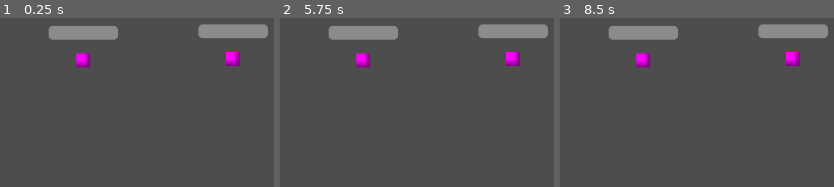
Above: before the commit, frames 1-3 (left to right).
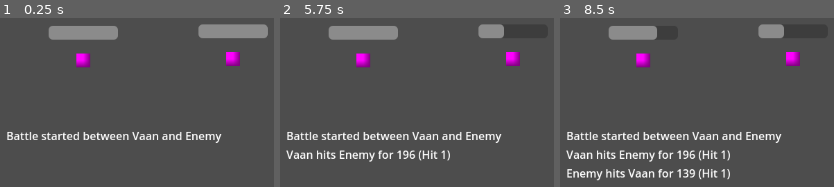
Above: after the commit, the same moments.

Repository: soapod/ff12combatdemo
Game: Godot game, scene res://scenes/BattleScene.tscn
Same seed, same stepped clock (60 frames per second), same inputs: the game is played once before the commit and once after it.
Inputs:
- Up to frame 1 (0.25 s): no input
- Up to frame 2 (5.75 s): tap Enter at 0.5, 2, 3.5 s; tap Space at 1.25, 2.75, 4.25 s
- Up to frame 3 (8.5 s): no input

The runs differ from the first frame. In frame 1, 1.9% of the frame differs, in the area x 2-82%, y 67-74%; in frame 2, 4.8%; in frame 3, 7.0%, in the area x 2-98%, y 3-97%.
Error before the commit: Parse Error: Used space character for indentation instead of tab as used before in the file. (res://scripts/PlayerCharacter.gd:9)

Commit message:
6-4-25
indentation fixes

Diff:
--- a/scripts/BattleManager.gd
+++ b/scripts/BattleManager.gd
@@ -25,8 +25,8 @@
 
 # Called every frame to manage combat flow
 func _process(delta: float) -> void:
-        if state == State.PROCESSING:
-                return
+	if state == State.PROCESSING:
+		return
 
 	for entity in combatants:
 		if entity.is_alive:
@@ -39,11 +39,11 @@
 					queue_action(action)
 					entity.reset_ct()
 
-        if action_queue.size() > 0:
-                var action = action_queue.pop_front()
-                state = State.PROCESSING
-                action.execute()
-                state = State.IDLE
+	if action_queue.size() > 0:
+		var action = action_queue.pop_front()
+		state = State.PROCESSING
+		action.execute()
+		state = State.IDLE
 
 # Adds a new action to the queue
 func queue_action(action: CombatAction) -> void:
--- a/scripts/CombatEntity.gd
+++ b/scripts/CombatEntity.gd
@@ -3,15 +3,15 @@
 
 # Enumeration for accessing stat dictionary keys
 enum Stat {
-    HP,
-    MAX_HP,
-    MP,
-    MAX_MP,
-    STRENGTH,
-    MAGIC,
-    SPEED,
-    VITALITY
-}
+	HP,
+	MAX_HP,
+	MP,
+	MAX_MP,
+	STRENGTH,
+	MAGIC,
+	SPEED,
+	VITALITY
+	}
 
 # Base class for all combat participants (players and enemies)
 
@@ -19,15 +19,15 @@
 var display_name: String = "Unnamed"
 var level: int = 1
 var stats: Dictionary = {
-        Stat.HP: 100,
-        Stat.MAX_HP: 100,
-        Stat.MP: 0,
-        Stat.MAX_MP: 0,
-        Stat.STRENGTH: 10,
-        Stat.MAGIC: 10,
-        Stat.SPEED: 10,
-        Stat.VITALITY: 10
-}
+		Stat.HP: 100,
+		Stat.MAX_HP: 100,
+		Stat.MP: 0,
+		Stat.MAX_MP: 0,
+		Stat.STRENGTH: 10,
+		Stat.MAGIC: 10,
+		Stat.SPEED: 10,
+		Stat.VITALITY: 10
+		}
 
 # --- Equipment ---
 var weapon: Weapon = null
@@ -44,7 +44,7 @@
 	if not is_alive:
 		return
 
-        var speed = stats.get(Stat.SPEED, 10)
+	var speed = stats.get(Stat.SPEED, 10)
 	ct += delta * speed
 
 	if ct >= 100.0:
@@ -58,9 +58,9 @@
 
 # Applies damage to this entity
 func take_damage(amount: float) -> void:
-        stats[Stat.HP] -= amount
-        if stats[Stat.HP] <= 0:
-                stats[Stat.HP] = 0
+	stats[Stat.HP] -= amount
+	if stats[Stat.HP] <= 0:
+		stats[Stat.HP] = 0
 		is_alive = false
 		# TODO: Handle death animation or removal if needed
 
@@ -78,7 +78,7 @@
 
 	while true:
 		var weapon_power = weapon.power
-                var base = (weapon_power * (stats.get(Stat.STRENGTH, 10) + level)) / 2.0
+		var base = (weapon_power * (stats.get(Stat.STRENGTH, 10) + level)) / 2.0
 		var variance = randf_range(1.0, 1.125)
 		var damage = base * variance
 
--- a/scripts/Enemy.gd
+++ b/scripts/Enemy.gd
@@ -9,16 +9,16 @@
 	level = 10
 
 	# Example stats — override per enemy type or prefab
-        stats = {
-                CombatEntity.Stat.HP: 300,
-                CombatEntity.Stat.MAX_HP: 300,
-                CombatEntity.Stat.MP: 0,
-                CombatEntity.Stat.MAX_MP: 0,
-                CombatEntity.Stat.STRENGTH: 16,
-                CombatEntity.Stat.MAGIC: 8,
-                CombatEntity.Stat.SPEED: 12,
-                CombatEntity.Stat.VITALITY: 8
-        }
+	stats = {
+		CombatEntity.Stat.HP: 300,
+		CombatEntity.Stat.MAX_HP: 300,
+		CombatEntity.Stat.MP: 0,
+		CombatEntity.Stat.MAX_MP: 0,
+		CombatEntity.Stat.STRENGTH: 16,
+		CombatEntity.Stat.MAGIC: 8,
+		CombatEntity.Stat.SPEED: 12,
+		CombatEntity.Stat.VITALITY: 8
+		}
 
 	# Equip a weapon (adjust per enemy)
 	weapon = preload("res://data/Weapon_Broadsword.tres")
@@ -27,6 +27,6 @@
 
 func _process(delta: float) -> void:
 	# Simple real-time HP bar update
-        var hp_bar = get_node("HPBar")
-        hp_bar.max_value = stats[CombatEntity.Stat.MAX_HP]
-        hp_bar.value = stats[CombatEntity.Stat.HP]
+	var hp_bar = get_node("HPBar")
+	hp_bar.max_value = stats[CombatEntity.Stat.MAX_HP]
+	hp_bar.value = stats[CombatEntity.Stat.HP]
--- a/scripts/PlayerCharacter.gd
+++ b/scripts/PlayerCharacter.gd
@@ -9,16 +9,16 @@
 	level = 12
 
 	# Player stats — adjust per character
-        stats = {
-                CombatEntity.Stat.HP: 450,
-                CombatEntity.Stat.MAX_HP: 450,
-                CombatEntity.Stat.MP: 30,
-                CombatEntity.Stat.MAX_MP: 30,
-                CombatEntity.Stat.STRENGTH: 24,
-                CombatEntity.Stat.MAGIC: 12,
-                CombatEntity.Stat.SPEED: 18,
-                CombatEntity.Stat.VITALITY: 10
-        }
+	stats = {
+		CombatEntity.Stat.HP: 450,
+		CombatEntity.Stat.MAX_HP: 450,
+		CombatEntity.Stat.MP: 30,
+		CombatEntity.Stat.MAX_MP: 30,
+		CombatEntity.Stat.STRENGTH: 24,
+		CombatEntity.Stat.MAGIC: 12,
+		CombatEntity.Stat.SPEED: 18,
+		CombatEntity.Stat.VITALITY: 10
+		}
 
 	# Initial equipment (can later be swapped via UI or inventory system)
 	weapon = preload("res://data/Weapon_Broadsword.tres")
@@ -27,6 +27,6 @@
 
 func _process(delta: float) -> void:
 	# Simple real-time HP bar update
-        var hp_bar = get_node("HPBar")
-        hp_bar.max_value = stats[CombatEntity.Stat.MAX_HP]
-        hp_bar.value = stats[CombatEntity.Stat.HP]
+	var hp_bar = get_node("HPBar")
+	hp_bar.max_value = stats[CombatEntity.Stat.MAX_HP]
+	hp_bar.value = stats[CombatEntity.Stat.HP]
